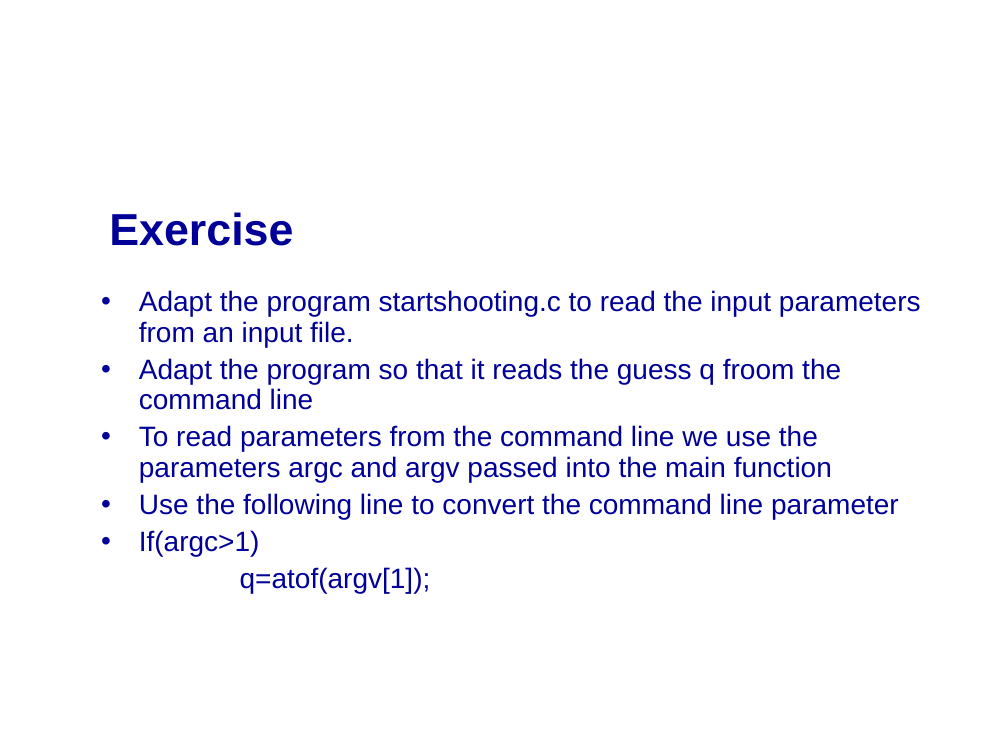
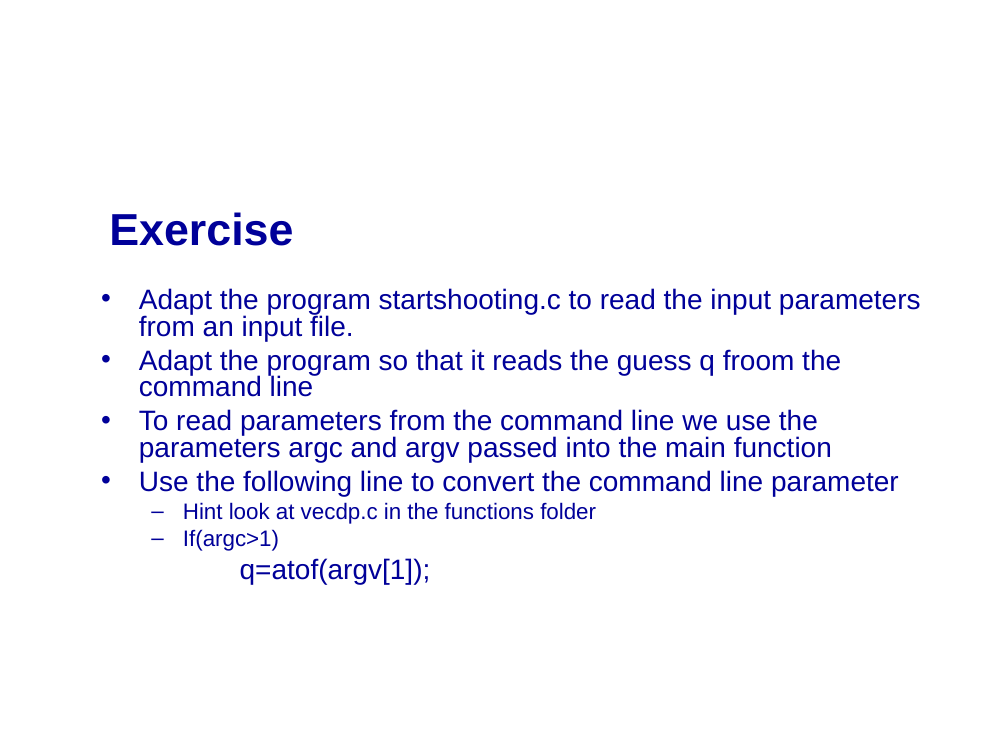
Before and after one commit to mikeg64/iome, a slide deck: slide 21 of src/examples/course/c/presentation/IntrotoC3.ppt. Drawn at 1008x756 pixels with LibreOffice and Linux fonts; fonts in the diff are those of the drawing; background and template pictures are left out. Boxes give left, top, right and bottom in pixels: in the first picture for what was removed or moved away, otherwise in the second. Text is boxed around its words. In the diff, an @@ line names an element or a change of style, - is before the commit and + after.

```diff
--- a/src/examples/course/c/presentation/IntrotoC3.ppt
+++ b/src/examples/course/c/presentation/IntrotoC3.ppt
@@ text at [139,288,921,584]: size 20 to 16 pt in "If(argc>1)"; line spacing 0.9 to 0.8; bullet • to –; list level 1 to 2 in "If(argc>1)" @@
@@ text at [183,502,596,524]: paragraph added @@
+  – Hint look at vecdp.c in the functions folder
```
Also in this commit, not shown: 3 other files.
